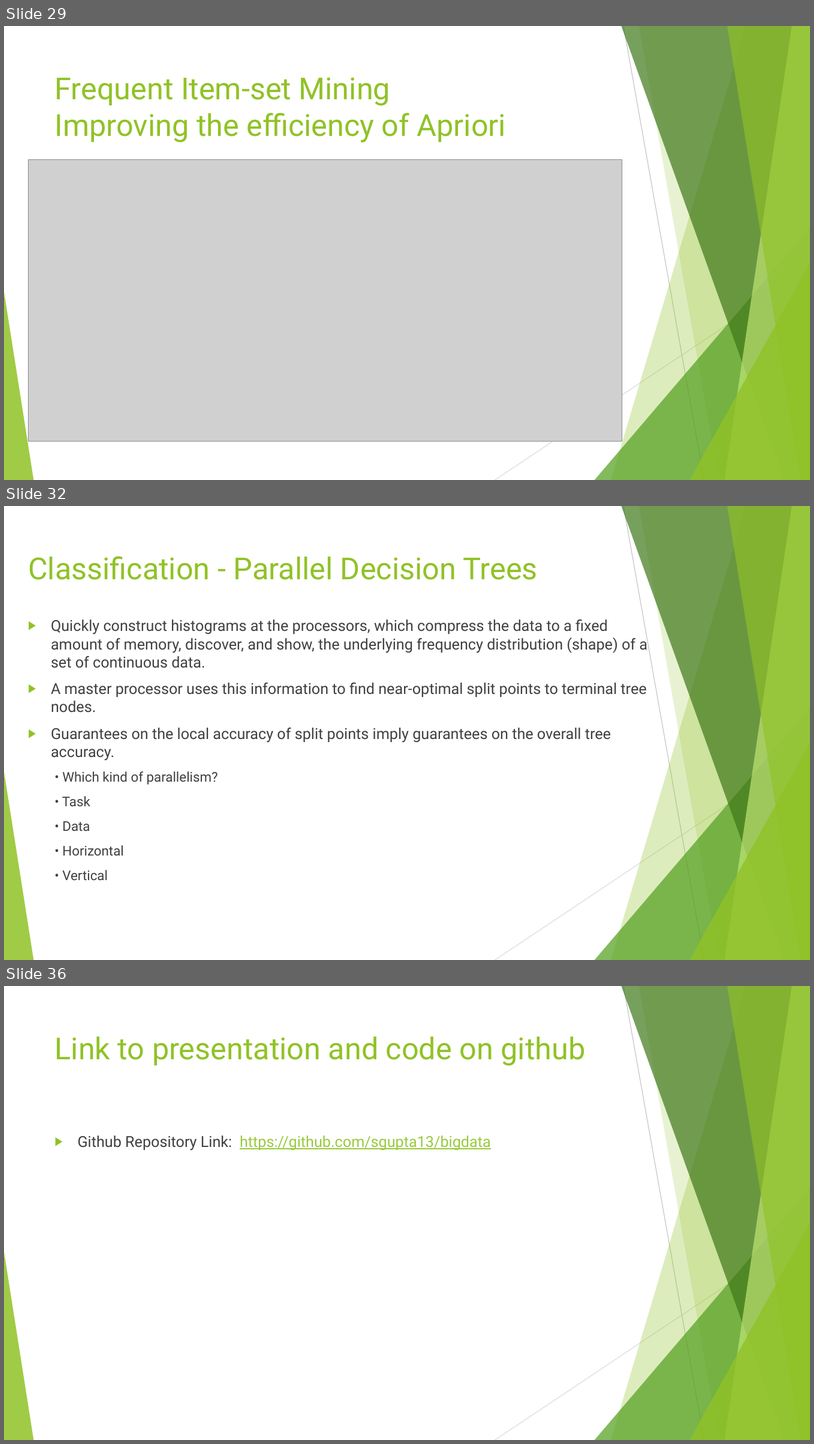
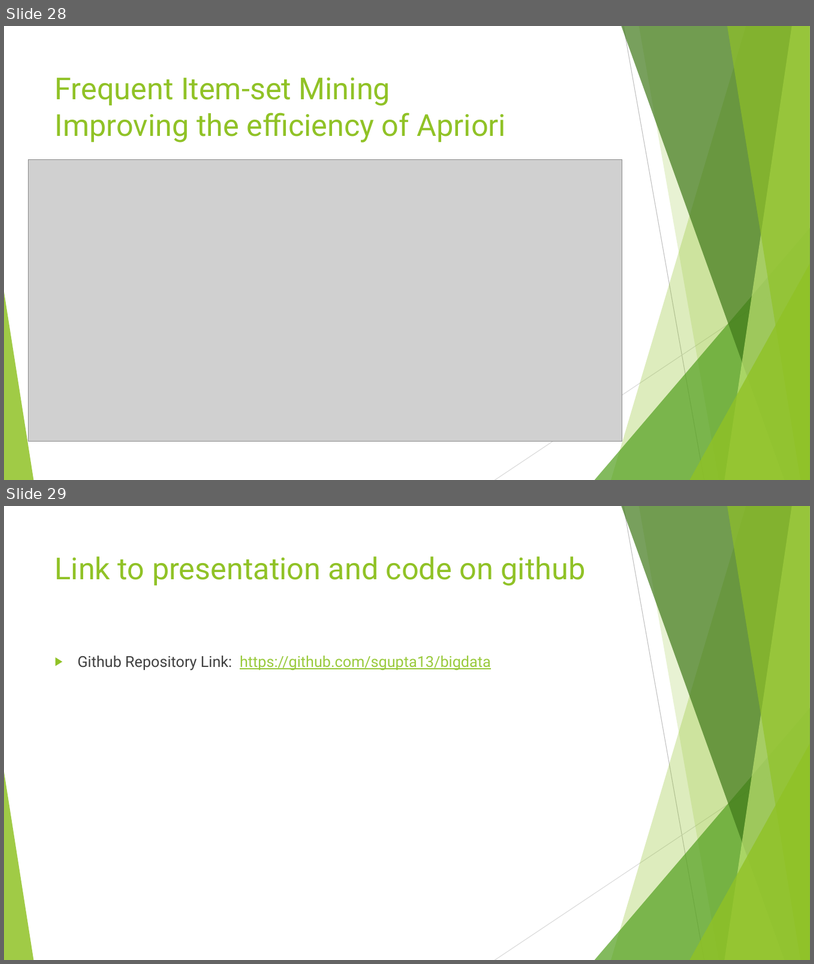
Before and after one commit to sgupta13/bigdata, a slide deck: Big Data Stream Mining.pptx. Shown one above the other, each under a label of ours: slides 29, 32 and 36 before the commit, slides 28 and 29 after it; the slides between them are not shown. The pictures are 814x1444 and 814x964 pixels, drawn with LibreOffice and Linux fonts; fonts in the diff are those of the drawing; grey boxes stand for pictures. Boxes give left, top, right and bottom in pixels: in the first picture for what was removed or moved away, otherwise in the second. Text is boxed around its words. In the diff, an @@ line names an element or a change of style, - is before the commit and + after.

```diff
--- a/Big Data Stream Mining.pptx
+++ b/Big Data Stream Mining.pptx
@@ slide 32 removed at (4,506,810,960), background #FFFFFF; not listed: 10 template elements that a slide beside it also shows @@
@@ title removed at (28,556,538,580) @@
-Classification - Parallel Decision Trees
@@ text removed at (51,619,648,880) @@
-▶ Quickly construct histograms at the processors, which compress the data to a fixed amount of memory, discover, and show, the underlying frequency distribution (shape) of a set of continuous data.
-▶ A master processor uses this information to find near-optimal split points to terminal tree nodes.
-▶ Guarantees on the local accuracy of split points imply guarantees on the overall tree accuracy.
-  • Which kind of parallelism?
-  • Task
-  • Data
-  • Horizontal
-  • Vertical
@@ what was slide 29 is now slide 28 @@
@@ what was slide 36 is now slide 29 @@
```
Also in this commit, not shown: 5 slides changed, 6 other slides removed, 3 other files.
